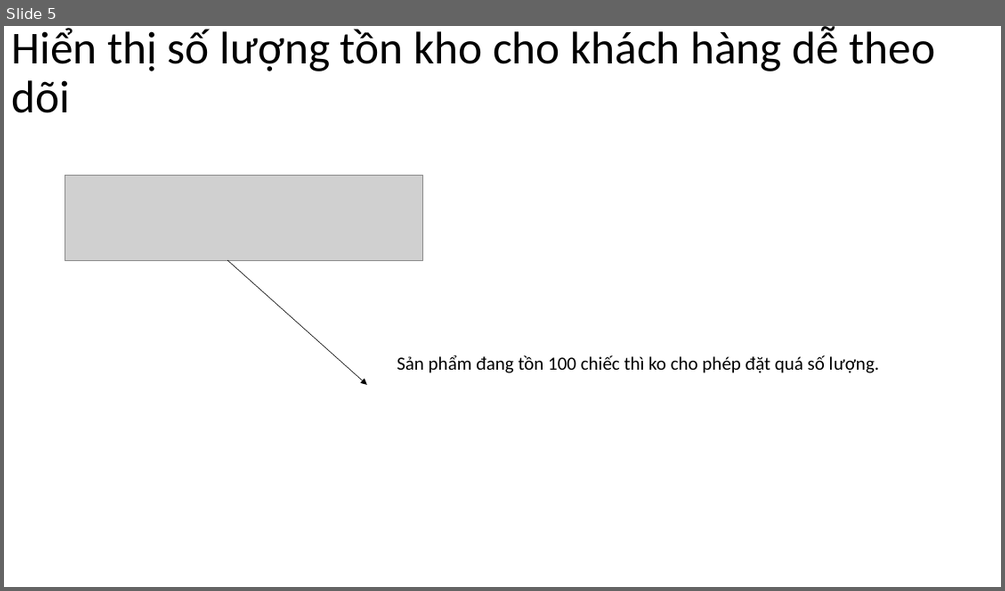
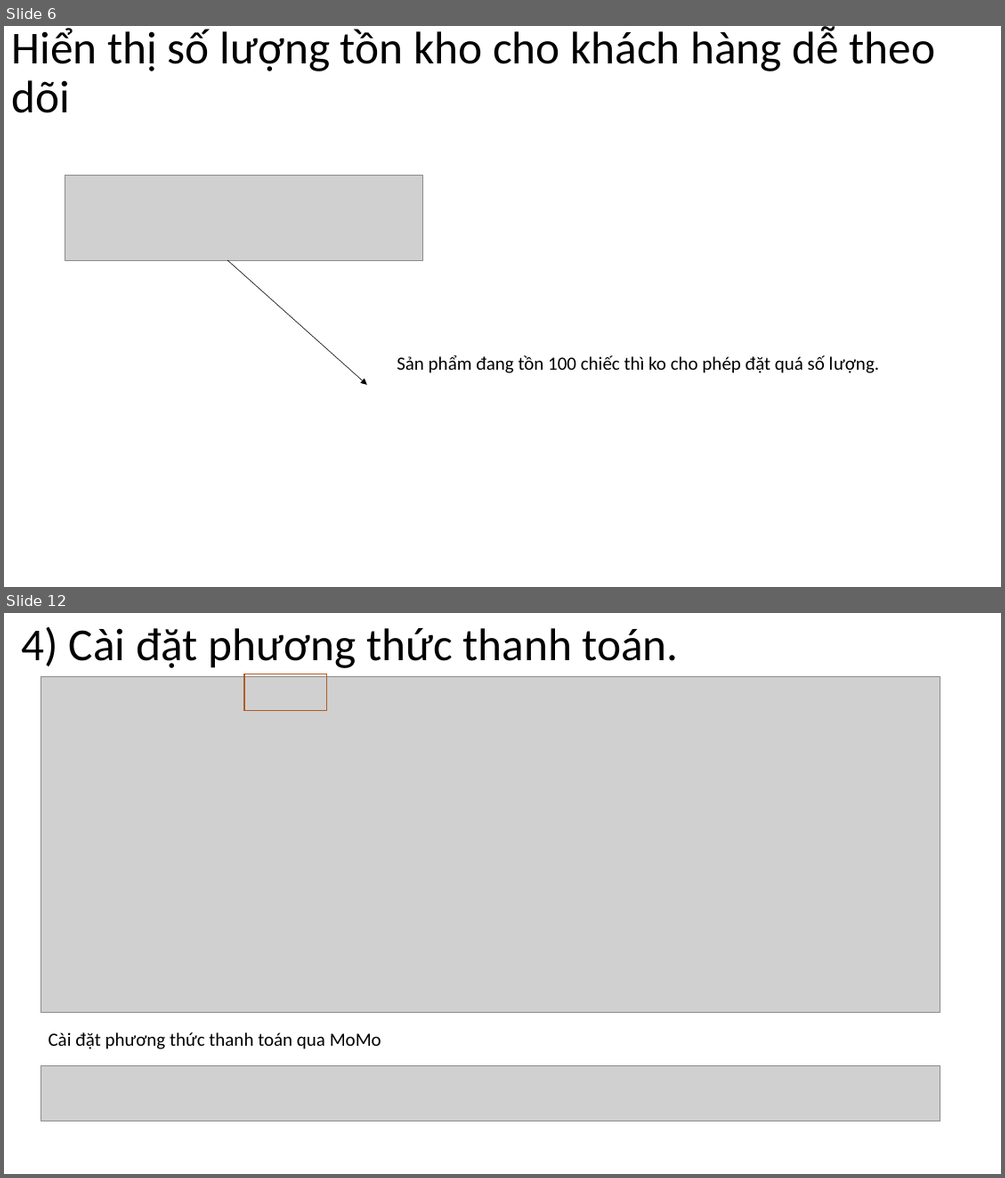
Before and after one commit to DangVanDoan05/WordPress, a slide deck: Woocommerce Toàn Tập A - Z.pptx. Shown one above the other, each under a label of ours: slide 5 before the commit, slides 6 and 12 after it; the slides between them are not shown. The pictures are 1005x591 and 1005x1178 pixels, drawn with LibreOffice and Linux fonts; fonts in the diff are those of the drawing; grey boxes stand for pictures. Boxes give left, top, right and bottom in pixels: in the first picture for what was removed or moved away, otherwise in the second. Text is boxed around its words. In the diff, an @@ line names an element or a change of style, - is before the commit and + after.

```diff
--- a/Woocommerce Toàn Tập A - Z.pptx
+++ b/Woocommerce Toàn Tập A - Z.pptx
@@ slide 12 added at (x1=4, y1=613, x2=1001, y2=1174), background #FFFFFF @@
@@ title added at (x1=22, y1=627, x2=679, y2=668), 44 pt, text #000000 @@
+4) Cài đặt phương thức thanh toán.
@@ picture added at (x1=40, y1=676, x2=939, y2=1013) @@
@@ rectangle added at (x1=244, y1=674, x2=326, y2=710), outline #AF5C24 1 pt @@
@@ text added at (x1=48, y1=1032, x2=381, y2=1049), 18 pt, text #000000 @@
+Cài đặt phương thức thanh toán qua MoMo
@@ picture added at (x1=40, y1=1065, x2=939, y2=1120) @@
@@ what was slide 5 is now slide 6 @@
```
Also in this commit, not shown: 2 slides changed, 12 other slides added, 2 slides removed, 1 other file.
